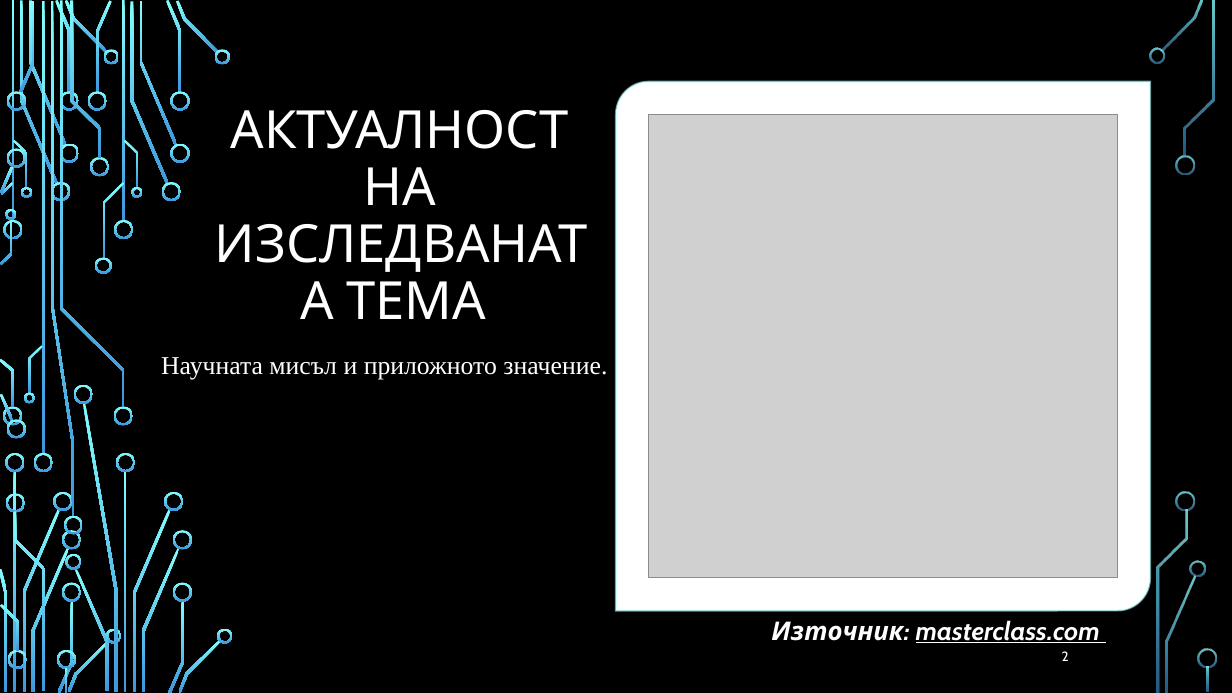
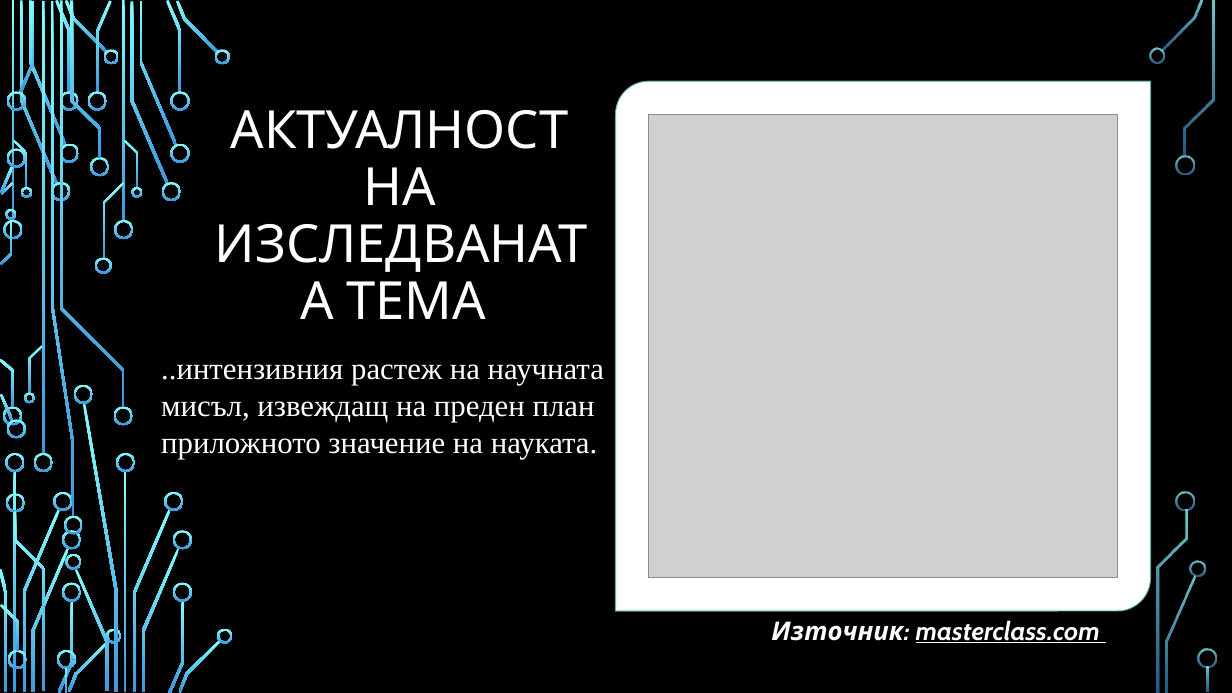
Before and after one commit to profjordanov/doctorate, a slide deck: slide 2 of research methodology/research_methodology_pres.pptx. Drawn at 1232x693 pixels with LibreOffice and Linux fonts; fonts in the diff are those of the drawing; grey boxes stand for pictures; background and template pictures are left out. Boxes give left, top, right and bottom in pixels: in the first picture for what was removed or moved away, otherwise in the second. Text is boxed around its words. In the diff, an @@ line names an element or a change of style, - is before the commit and + after.

```diff
--- a/research methodology/research_methodology_pres.pptx
+++ b/research methodology/research_methodology_pres.pptx
@@ text at [161,364,604,459]: text changed; size 20 to 24 pt @@
-Научната мисъл и приложното значение.
+..интензивния растеж на научната мисъл, извеждащ на преден план приложното значение на науката.
@@ page number removed at [1062,651,1069,661] @@
-2
```
Also in this commit, not shown: 3 other slides changed, 4 other files.
